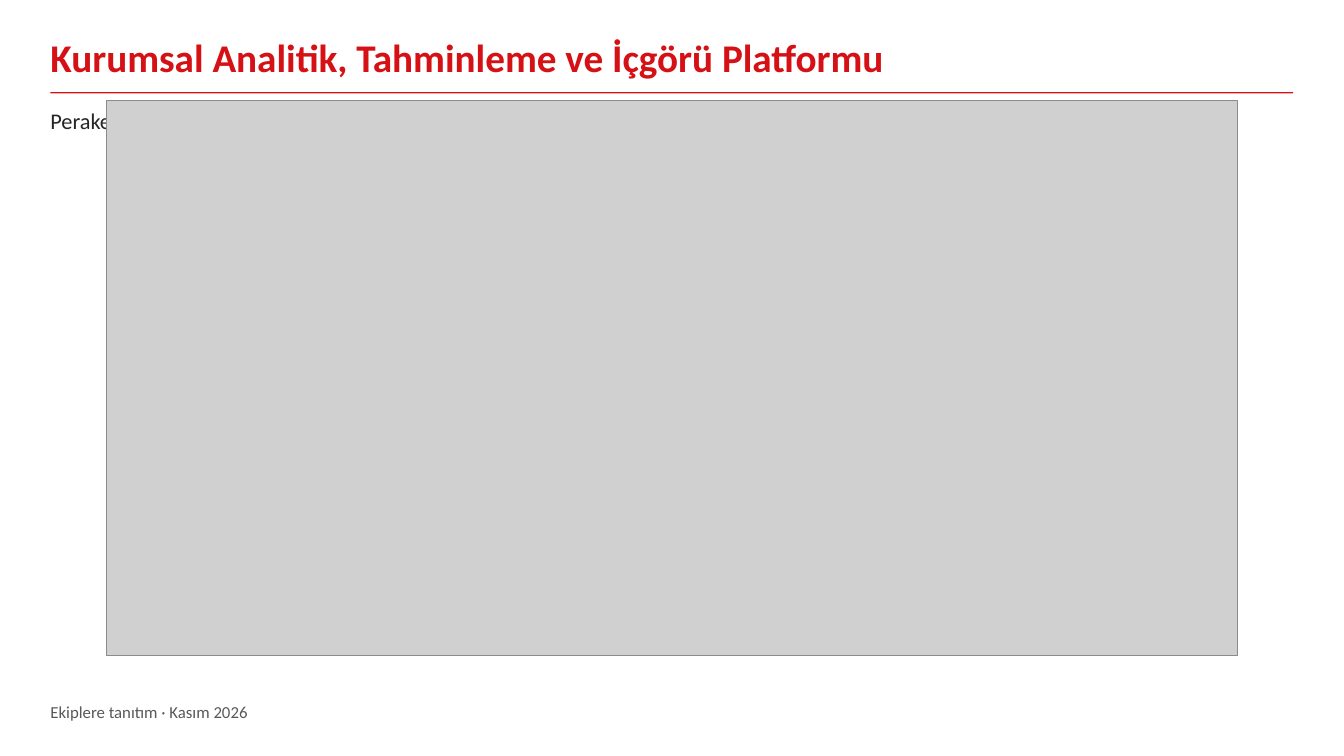
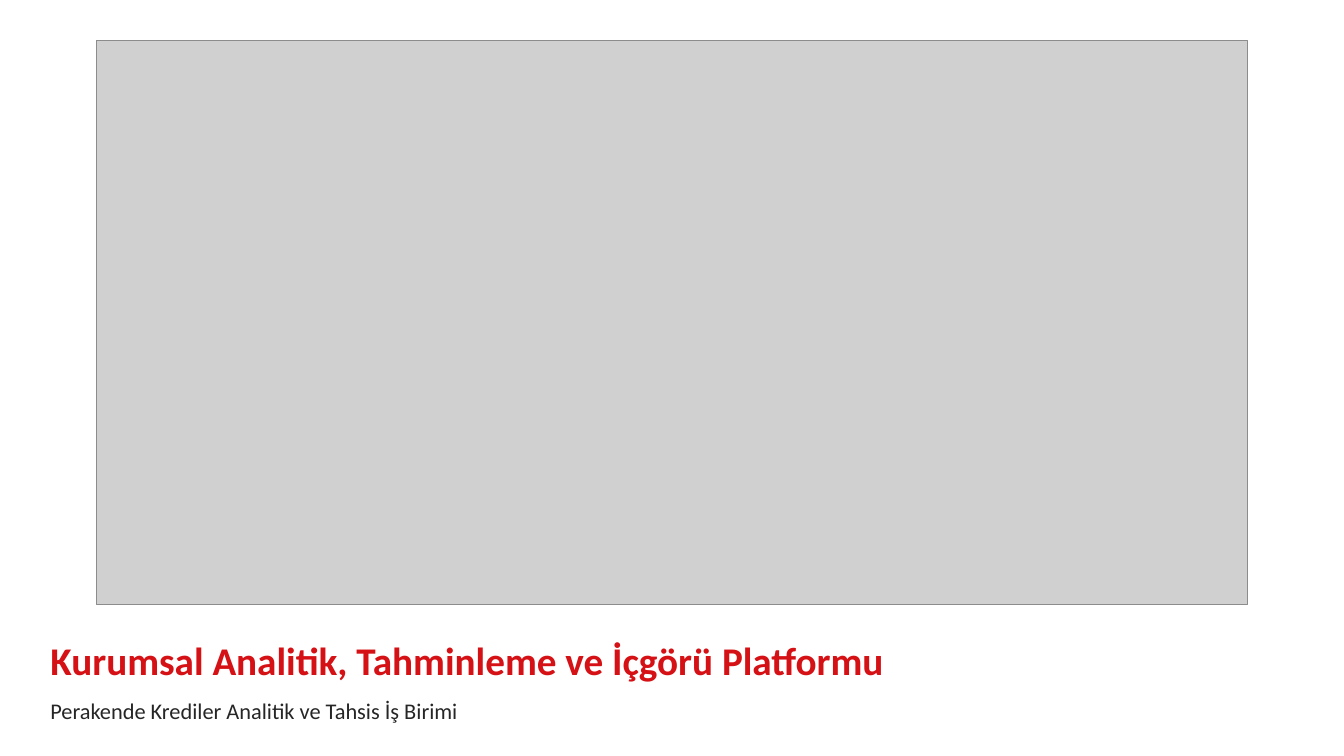
Before and after one commit to canmergen/amp, a slide deck: slide 1 of analitik_modelleme_platformu_GUNCEL/sunum/Akilli_Modelleme_Platformu_Sunum.pptx. Drawn at 1344x756 pixels with LibreOffice and Linux fonts; fonts in the diff are those of the drawing; grey boxes stand for pictures. Boxes give left, top, right and bottom in pixels: in the first picture for what was removed or moved away, otherwise in the second. Text is boxed around its words. In the diff, an @@ line names an element or a change of style, - is before the commit and + after.

```diff
--- a/analitik_modelleme_platformu_GUNCEL/sunum/Akilli_Modelleme_Platformu_Sunum.pptx
+++ b/analitik_modelleme_platformu_GUNCEL/sunum/Akilli_Modelleme_Platformu_Sunum.pptx
@@ picture: place and size @@
-picture at box(107, 101, 1238, 655)
+picture at box(96, 40, 1247, 605)
@@ line removed from (50, 93) to (1294, 93) @@
@@ title "Kurumsal Analitik, Tahminleme ve İçgörü ...": place and size @@
-title "Kurumsal Analitik, Tahminleme ve İçgörü ..." at box(50, 39, 883, 79)
+title "Kurumsal Analitik, Tahminleme ve İçgörü ..." at box(50, 643, 883, 682)
@@ text "Perakende Krediler Analitik ve Tahsis ..." rewrapped from box(50, 111, 145, 136) to box(50, 700, 457, 723) @@
@@ text removed at box(50, 706, 248, 721) @@
-Ekiplere tanıtım · Kasım 2026
```
Also in this commit, not shown: 1 slide added, 1 slide removed, 1 other file.
